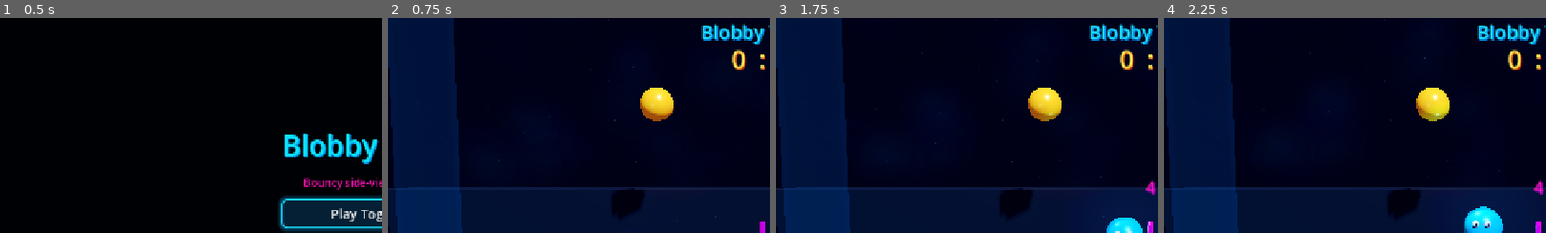
Above: before the commit, frames 1-4 (left to right).
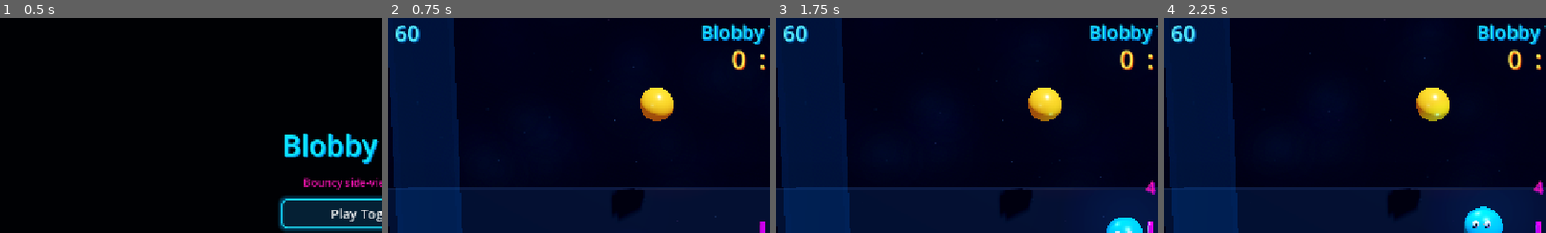
Above: after the commit, the same moments.

Repository: GGamezebo/GoofyBall
Game: Godot game, scene res://main.tscn
Two runs of this game, one before a commit and one after it. Both use one fixed random seed, a clock stepped at 60 frames per second and the inputs below.
Inputs:
- Up to frame 1 (0.5 s): no input
- Up to frame 2 (0.75 s): click "Play Together" at 0.5 s
- Up to frame 3 (1.75 s): tap Enter at 1.25 s; hold D (p1_right) from 1.28 s (still down); hold Left (p2_left) from 1.28 s (still down); tap W (p1_jump) at 1.52 s
- Up to frame 4 (2.25 s): release D (p1_right) at 2.03 s; release Left (p2_left) at 2.03 s; hold A (p1_left) from 2.03 s (still down); tap Right (p2_right) at 2.1 s
The pictures show only the part of the screen within x 1-51%, y 2-52%; the shares and areas given below are measured in that part.

Frame 1 is identical in both runs. In frame 2, 0.4% of the frame differs, in the area x 2-9%, y 3-12%; in frame 3, 0.4%; in frame 4, 0.4%.

Commit message:
timer and explosion

Diff:
--- a/src/common/game_config.gd
+++ b/src/common/game_config.gd
@@ -8,3 +8,7 @@
 @export var serve_height: float = 5.0
 ## Max hits on one side before a fault (classic volleyball = 3).
 @export var max_touches: int = 3
+## Active play time per rally before the ball explodes.
+@export var round_duration_sec: float = 60.0
+## Seconds left when the ball starts alarm-blinking red.
+@export var round_alarm_sec: float = 5.0
--- a/src/features/ball/ball.gd
+++ b/src/features/ball/ball.gd
@@ -13,9 +13,23 @@
 ## Ignore re-contacts with the same body for this long (physics spam).
 const TOUCH_COOLDOWN_SEC := 0.2
 
+const COLOR_NORMAL := Color(1.0, 0.82, 0.12, 1.0)
+const COLOR_ALARM := Color(1.0, 0.08, 0.12, 1.0)
+const EMISSION_NORMAL := Color(0.75, 0.35, 0.02, 1.0)
+const EMISSION_ALARM := Color(1.0, 0.05, 0.05, 1.0)
+
 var _scored := false
 var _touch_cooldown: float = 0.0
 var _last_touch_body: WeakRef
+var _alarm := false
+var _body_mat: StandardMaterial3D
+var _stripe_mat: StandardMaterial3D
+
+@onready var _mesh: MeshInstance3D = $Mesh
+@onready var _stripe: MeshInstance3D = $Stripe
+@onready var _stripe2: MeshInstance3D = $Stripe2
+@onready var _glow: OmniLight3D = $GlowLight
+@onready var _sparks: GPUParticles3D = $ExplosionSparks
 
 
 func _ready() -> void:
@@ -25,6 +39,9 @@
 	axis_lock_angular_x = true
 	axis_lock_angular_y = true
 	body_entered.connect(_on_body_entered)
+	_cache_materials()
+	if _sparks:
+		_sparks.emitting = false
 
 
 func _physics_process(delta: float) -> void:
@@ -32,12 +49,39 @@
 	if _touch_cooldown > 0.0:
 		_touch_cooldown = maxf(0.0, _touch_cooldown - delta)
 
+	if _alarm and not _scored:
+		_update_alarm_visuals()
+
 	if linear_velocity.length() > MAX_SPEED:
 		linear_velocity = linear_velocity.normalized() * MAX_SPEED
 	linear_velocity.z = 0.0
 
 	if not _scored and global_position.y <= FLOOR_SCORE_Y and linear_velocity.y < -1.0:
 		_score_point()
+
+
+func set_alarm(enabled: bool) -> void:
+	_alarm = enabled
+	if not enabled:
+		_apply_ball_color(COLOR_NORMAL, EMISSION_NORMAL, 0.7, 0.85)
+		if _glow:
+			_glow.light_color = Color(1.0, 0.72, 0.12, 1.0)
+			_glow.light_energy = 1.6
+
+
+## Freeze, hide mesh, burst sparks. Safe to call once per rally.
+func explode() -> void:
+	if _scored:
+		return
+	_scored = true
+	set_alarm(false)
+	freeze = true
+	linear_velocity = Vector3.ZERO
+	angular_velocity = Vector3.ZERO
+	_set_visuals_visible(false)
+	if _sparks:
+		_sparks.restart()
+		_sparks.emitting = true
 
 
 func _score_point() -> void:
@@ -45,6 +89,7 @@
 	var side := 0 if global_position.x < 0.0 else 1
 	landed.emit(side)
 	freeze = true
+	set_alarm(false)
 
 
 func _on_body_entered(body: Node) -> void:
@@ -81,26 +126,77 @@
 
 
 func reset_ball(pos: Vector3) -> void:
+	_prepare_for_serve(pos)
+	freeze = false
+
+
+## Place the ball frozen mid-air (serve countdown).
+func hold_ball(pos: Vector3) -> void:
+	_prepare_for_serve(pos)
+	freeze = true
+
+
+## Let the held ball drop.
+func release_ball() -> void:
+	freeze = false
+
+
+func _prepare_for_serve(pos: Vector3) -> void:
 	_scored = false
 	_touch_cooldown = 0.0
 	_last_touch_body = null
-	freeze = false
+	set_alarm(false)
+	_set_visuals_visible(true)
+	if _sparks:
+		_sparks.emitting = false
 	global_position = Vector3(pos.x, pos.y, PLANE_Z)
 	linear_velocity = Vector3.ZERO
 	angular_velocity = Vector3.ZERO
 
 
-## Place the ball frozen mid-air (serve countdown).
-func hold_ball(pos: Vector3) -> void:
-	_scored = false
-	_touch_cooldown = 0.0
-	_last_touch_body = null
-	global_position = Vector3(pos.x, pos.y, PLANE_Z)
-	linear_velocity = Vector3.ZERO
-	angular_velocity = Vector3.ZERO
-	freeze = true
-
-
-## Let the held ball drop.
-func release_ball() -> void:
-	freeze = false
+func _cache_materials() -> void:
+	if _mesh:
+		var src := _mesh.get_active_material(0)
+		if src is StandardMaterial3D:
+			_body_mat = (src as StandardMaterial3D).duplicate()
+			_mesh.set_surface_override_material(0, _body_mat)
+	if _stripe:
+		var src2 := _stripe.get_active_material(0)
+		if src2 is StandardMaterial3D:
+			_stripe_mat = (src2 as StandardMaterial3D).duplicate()
+			_stripe.set_surface_override_material(0, _stripe_mat)
+			if _stripe2:
+				_stripe2.set_surface_override_material(0, _stripe_mat)
+
+
+func _update_alarm_visuals() -> void:
+	# Fast red blink for the last seconds of the round.
+	var pulse := 0.5 + 0.5 * sin(Time.get_ticks_msec() * 0.028)
+	var albedo := COLOR_NORMAL.lerp(COLOR_ALARM, pulse)
+	var emission := EMISSION_NORMAL.lerp(EMISSION_ALARM, pulse)
+	_apply_ball_color(albedo, emission, lerpf(0.7, 4.5, pulse), lerpf(0.85, 5.0, pulse))
+	if _glow:
+		_glow.light_color = Color(1.0, 0.12, 0.08, 1.0).lerp(Color(1.0, 0.75, 0.15, 1.0), 1.0 - pulse)
+		_glow.light_energy = lerpf(1.2, 4.0, pulse)
+
+
+func _apply_ball_color(albedo: Color, emission: Color, body_energy: float, stripe_energy: float) -> void:
+	if _body_mat:
+		_body_mat.albedo_color = albedo
+		_body_mat.emission = emission
+		_body_mat.emission_energy_multiplier = body_energy
+	if _stripe_mat:
+		_stripe_mat.albedo_color = albedo.lightened(0.1)
+		_stripe_mat.emission = emission.lightened(0.15)
+		_stripe_mat.emission_energy_multiplier = stripe_energy
+
+
+func _set_visuals_visible(visible: bool) -> void:
+	if _mesh:
+		_mesh.visible = visible
+	if _stripe:
+		_stripe.visible = visible
+	if _stripe2:
+		_stripe2.visible = visible
+	if _glow:
+		_glow.visible = visible
--- a/src/features/ball/ball.tscn
+++ b/src/features/ball/ball.tscn
@@ -38,6 +38,36 @@
 rings = 20
 ring_segments = 12
 
+[sub_resource type="StandardMaterial3D" id="StandardMaterial3D_spark"]
+transparency = 1
+shading_mode = 0
+albedo_color = Color(1, 0.55, 0.12, 1)
+emission_enabled = true
+emission = Color(1, 0.35, 0.05, 1)
+emission_energy_multiplier = 3.5
+disable_receive_shadows = true
+
+[sub_resource type="SphereMesh" id="SphereMesh_spark"]
+material = SubResource("StandardMaterial3D_spark")
+radius = 0.06
+height = 0.12
+radial_segments = 8
+rings = 4
+
+[sub_resource type="ParticleProcessMaterial" id="ParticleProcessMaterial_sparks"]
+direction = Vector3(0, 1, 0)
+spread = 180.0
+initial_velocity_min = 5.0
+initial_velocity_max = 11.0
+angular_velocity_min = -180.0
+angular_velocity_max = 180.0
+gravity = Vector3(0, -6, 0)
+damping_min = 1.5
+damping_max = 3.5
+scale_min = 0.35
+scale_max = 1.1
+color = Color(1, 0.65, 0.2, 1)
+
 [node name="Ball" type="RigidBody3D"]
 collision_layer = 4
 collision_mask = 7
@@ -71,3 +101,14 @@
 shadow_blur = 2.2
 omni_range = 3.5
 omni_attenuation = 1.35
+
+[node name="ExplosionSparks" type="GPUParticles3D" parent="."]
+emitting = false
+amount = 56
+lifetime = 0.7
+one_shot = true
+explosiveness = 1.0
+randomness = 0.4
+visibility_aabb = AABB(-4, -4, -4, 8, 8, 8)
+process_material = SubResource("ParticleProcessMaterial_sparks")
+draw_pass_1 = SubResource("SphereMesh_spark")
--- a/src/game/scenes/game/game.gd
+++ b/src/game/scenes/game/game.gd
@@ -9,10 +9,12 @@
 @export var score_label: Label
 @export var message_label: Label
 @export var hint_label: Label
+@export var timer_label: Label
 
 var _listener: EventListener = EventListener.new()
 var _flash_tween: Tween
 var _flash_mat: StandardMaterial3D
+var _timer_pulse_tween: Tween
 
 @onready var _flash_left: MeshInstance3D = get_node_or_null("Court/FloorFlashLeft")
 @onready var _flash_right: MeshInstance3D = get_node_or_null("Court/FloorFlashRight")
@@ -49,9 +51,11 @@
 	_listener.add(game_events.ev_message, _on_message)
 	_listener.add(game_events.ev_match_over, _on_match_over)
 	_listener.add(game_events.ev_point_scored, _on_point_scored)
+	_listener.add(game_events.ev_round_time_changed, _on_round_time)
 
 	root_events.ev_battle_started.emit()
 	_on_score(0, 0)
+	_on_round_time(int(game_config.round_duration_sec) if game_config else 60)
 
 
 func deinit() -> void:
@@ -74,6 +78,30 @@
 func _on_message(text: String) -> void:
 	if message_label:
 		message_label.text = text
+
+
+func _on_round_time(seconds_left: int) -> void:
+	if timer_label == null:
+		return
+	timer_label.text = str(seconds_left)
+	var alarm := seconds_left <= 5 and seconds_left > 0
+	if alarm:
+		timer_label.add_theme_color_override("font_color", Color(1.0, 0.15, 0.2, 1.0))
+		timer_label.add_theme_color_override("font_shadow_color", Color(1.0, 0.0, 0.2, 0.75))
+		if _timer_pulse_tween == null or not is_instance_valid(_timer_pulse_tween):
+			_timer_pulse_tween = create_tween().set_loops()
+			_timer_pulse_tween.tween_property(timer_label, "modulate", Color(1.4, 0.7, 0.7, 1.0), 0.18)
+			_timer_pulse_tween.tween_property(timer_label, "modulate", Color.WHITE, 0.18)
+	else:
+		if _timer_pulse_tween and is_instance_valid(_timer_pulse_tween):
+			_timer_pulse_tween.kill()
+			_timer_pulse_tween = null
+		timer_label.modulate = Color.WHITE
+		if seconds_left <= 0:
+			timer_label.add_theme_color_override("font_color", Color(1.0, 0.2, 0.25, 1.0))
+		else:
+			timer_label.add_theme_color_override("font_color", Color(0.35, 0.95, 1.0, 1.0))
+			timer_label.add_theme_color_override("font_shadow_color", Color(0.0, 0.45, 0.8, 0.7))
 
 
 ## `side` is the rally loser (0 = left/Blue, 1 = right/Red). Blink that half neon red.
--- a/src/game/scenes/game/game.tscn
+++ b/src/game/scenes/game/game.tscn
@@ -164,7 +164,7 @@
 fog_height = 0.0
 fog_height_density = 0.0
 
-[node name="Game" type="Node3D" node_paths=PackedStringArray("game_manager", "match_controller", "ai_opponent", "score_label", "message_label", "hint_label")]
+[node name="Game" type="Node3D" node_paths=PackedStringArray("game_manager", "match_controller", "ai_opponent", "score_label", "message_label", "hint_label", "timer_label")]
 script = ExtResource("1_game")
 game_config = ExtResource("11_cfg")
 root_events = ExtResource("12_root")
@@ -175,6 +175,7 @@
 score_label = NodePath("UI/ScoreLabel")
 message_label = NodePath("UI/MessageLabel")
 hint_label = NodePath("UI/HintLabel")
+timer_label = NodePath("UI/TimerLabel")
 
 [node name="WorldEnvironment" type="WorldEnvironment" parent="."]
 environment = SubResource("Environment_main")
@@ -351,6 +352,18 @@
 script = ExtResource("6_ai")
 
 [node name="UI" type="CanvasLayer" parent="."]
+
+[node name="TimerLabel" type="Label" parent="UI"]
+offset_left = 24.0
+offset_top = 16.0
+offset_right = 140.0
+offset_bottom = 64.0
+theme_override_colors/font_color = Color(0.35, 0.95, 1, 1)
+theme_override_colors/font_shadow_color = Color(0, 0.45, 0.8, 0.7)
+theme_override_constants/shadow_offset_x = 2
+theme_override_constants/shadow_offset_y = 2
+theme_override_font_sizes/font_size = 36
+text = "60"
 
 [node name="Title" type="Label" parent="UI"]
 offset_left = 480.0
--- a/src/game/scenes/game/game_events.gd
+++ b/src/game/scenes/game/game_events.gd
@@ -6,3 +6,4 @@
 @warning_ignore("unused_signal") signal ev_point_scored(side: int)
 @warning_ignore("unused_signal") signal ev_match_over(winner_side: int)
 @warning_ignore("unused_signal") signal ev_message(text: String)
+@warning_ignore("unused_signal") signal ev_round_time_changed(seconds_left: int)
--- a/src/game/scenes/game/game_logic/game_manager/game_states/play_state.gd
+++ b/src/game/scenes/game/game_logic/game_manager/game_states/play_state.gd
@@ -3,6 +3,10 @@
 
 static func get_state() -> String:
 	return "Play"
+
+var _time_left: float = 0.0
+var _alarm_on: bool = false
+var _timed_out: bool = false
 
 
 func enter(_prev_state: FSMState, _event_data: Dictionary) -> void:
@@ -12,12 +16,66 @@
 	controller.release_serve()
 	event_listener.add(controller.ev_point_scored, _on_point)
 
+	_timed_out = false
+	_alarm_on = false
+	_time_left = game_config.round_duration_sec if game_config else 60.0
+	_emit_time()
+	set_process(true)
+
 
 func leave(_event_data: Dictionary) -> void:
+	set_process(false)
+	_stop_alarm()
 	event_listener.deinit()
 	if game_manager.match_controller:
 		game_manager.match_controller.set_round_active(false)
 
 
+func _process(delta: float) -> void:
+	var controller := game_manager.match_controller if game_manager else null
+	if controller == null or not controller.round_active or _timed_out:
+		return
+
+	_time_left = maxf(0.0, _time_left - delta)
+	_emit_time()
+
+	var alarm_at: float = game_config.round_alarm_sec if game_config else 5.0
+	if not _alarm_on and _time_left <= alarm_at:
+		_alarm_on = true
+		var ball := controller.ball as Ball
+		if ball:
+			ball.set_alarm(true)
+
+	if _time_left <= 0.0:
+		_on_timeout()
+
+
+func _on_timeout() -> void:
+	_timed_out = true
+	set_process(false)
+	var controller := game_manager.match_controller
+	if controller == null or not controller.round_active:
+		return
+	controller.resolve_timeout_explosion()
+
+
 func _on_point(side: int) -> void:
+	set_process(false)
+	_stop_alarm()
 	add_event(FSMGameEvents.POINT, {"side": side})
+
+
+func _emit_time() -> void:
+	var controller := game_manager.match_controller if game_manager else null
+	if controller and controller.game_events:
+		controller.game_events.ev_round_time_changed.emit(maxi(0, ceili(_time_left)))
+
+
+func _stop_alarm() -> void:
+	_alarm_on = false
+	var controller := game_manager.match_controller if game_manager else null
+	if controller == null:
+		return
+	var ball := controller.ball as Ball
+	if ball:
+		ball.set_alarm(false)
--- a/src/game/scenes/game/game_logic/game_manager/game_states/serve_state.gd
+++ b/src/game/scenes/game/game_logic/game_manager/game_states/serve_state.gd
@@ -15,6 +15,9 @@
 	var controller := game_manager.match_controller
 	if controller:
 		controller.begin_serve()
+		if controller.game_events:
+			var duration := int(game_config.round_duration_sec) if game_config else 60
+			controller.game_events.ev_round_time_changed.emit(duration)
 
 	_seconds_left = COUNTDOWN_SEC
 	_tick_countdown()
--- a/src/game/scenes/game/game_logic/match_controller.gd
+++ b/src/game/scenes/game/game_logic/match_controller.gd
@@ -19,6 +19,8 @@
 ## Consecutive touches on the current side (resets when the other side hits).
 var _touch_side: int = -1
 var _touch_count: int = 0
+## Optional override for the next apply_point() banner.
+var pending_point_message: String = ""
 
 
 func initialize(config: GameConfig) -> void:
@@ -28,6 +30,7 @@
 	serving_left = true
 	round_active = false
 	_match_finished = false
+	pending_point_message = ""
 	_reset_touches()
 	if ball:
 		if ball.has_signal("landed") and not ball.landed.is_connected(_on_ball_landed):
@@ -52,16 +55,40 @@
 	if side == 0:
 		score_right += 1
 		serving_left = false
-		if game_events:
-			game_events.ev_message.emit("Point for Red!")
 	else:
 		score_left += 1
 		serving_left = true
-		if game_events:
-			game_events.ev_message.emit("Point for Blue!")
+
+	if game_events:
+		var msg := pending_point_message
+		pending_point_message = ""
+		if msg.is_empty():
+			msg = "Point for Red!" if side == 0 else "Point for Blue!"
+		game_events.ev_message.emit(msg)
+		game_events.ev_point_scored.emit(side)
 	_emit_score()
-	if game_events:
-		game_events.ev_point_scored.emit(side)
+
+
+## Round clock hit zero: explode ball; side under the ball loses.
+func resolve_timeout_explosion() -> void:
+	if not round_active or _match_finished:
+		return
+	round_active = false
+	_reset_touches()
+
+	var side := 0
+	if ball:
+		side = 0 if ball.global_position.x < 0.0 else 1
+		if ball is Ball:
+			(ball as Ball).explode()
+		elif "freeze" in ball:
+			ball.freeze = true
+
+	var who := "Blue" if side == 0 else "Red"
+	if game_config and game_config.vs_ai:
+		who = "You" if side == 0 else "AI"
+	pending_point_message = "Time's up! %s exploded!" % who
+	ev_point_scored.emit(side)
 
 
 func is_match_over() -> bool:
Not shown: 1 places in src/features/ball/ball.tscn that only renumber resources
